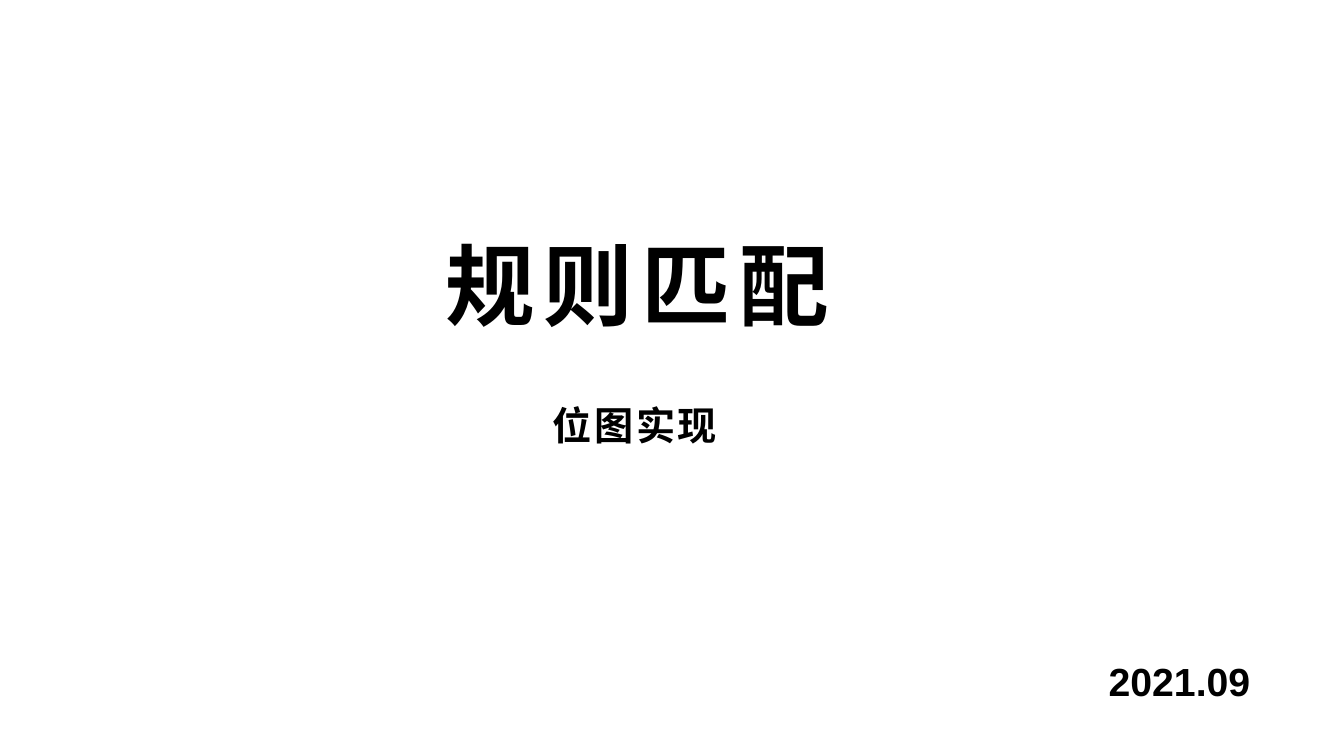
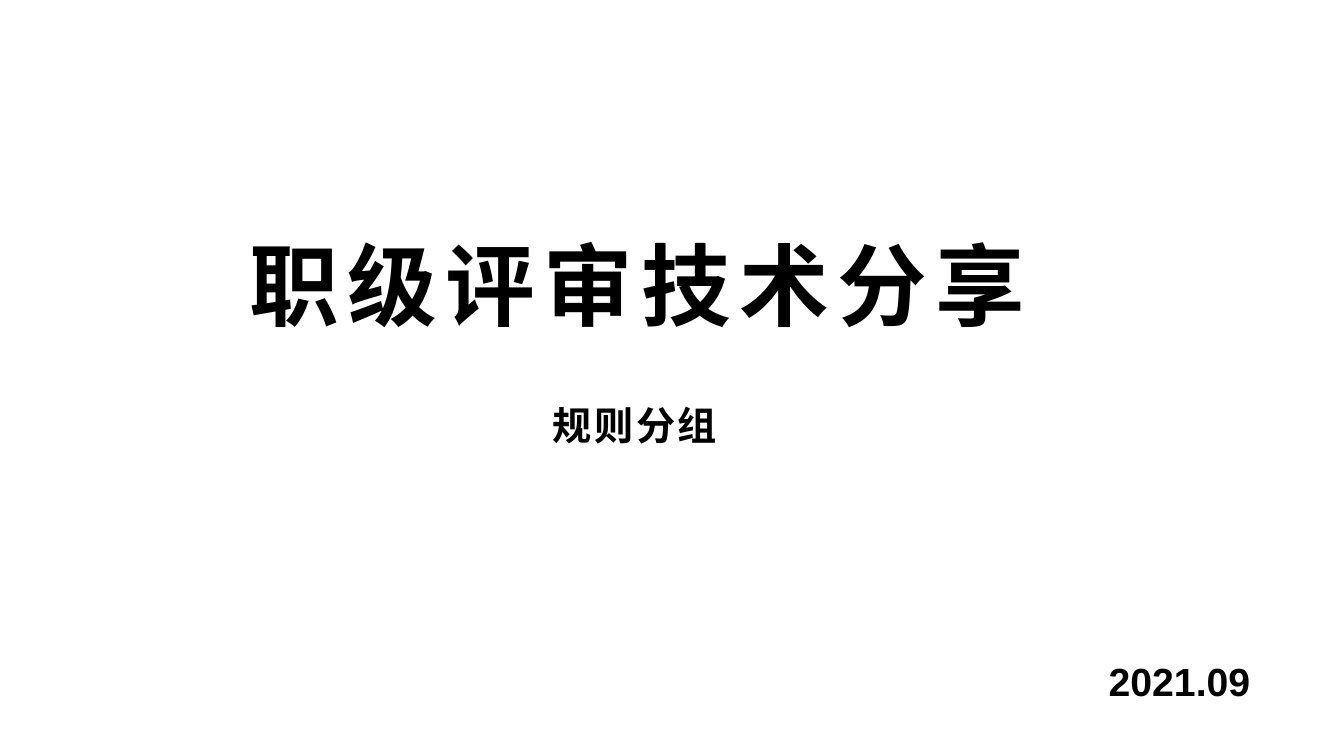
Before and after one commit to ReZeroS/zerobox, a slide deck: slide 1 of doc/rule-match.pptx. Drawn at 1344x756 pixels with LibreOffice and Linux fonts; fonts in the diff are those of the drawing. Boxes give left, top, right and bottom in pixels: in the first picture for what was removed or moved away, otherwise in the second. Text is boxed around its words. In the diff, an @@ line names an element or a change of style, - is before the commit and + after.

```diff
--- a/doc/rule-match.pptx
+++ b/doc/rule-match.pptx
@@ title at <box>250,242,1025,327</box>: text changed @@
-规则匹配
+职级评审技术分享
@@ subtitle at <box>552,407,717,444</box>: text changed @@
-位图实现
+规则分组
```
Also in this commit, not shown: 3 slides added, 3 slides removed, 4 other files.
